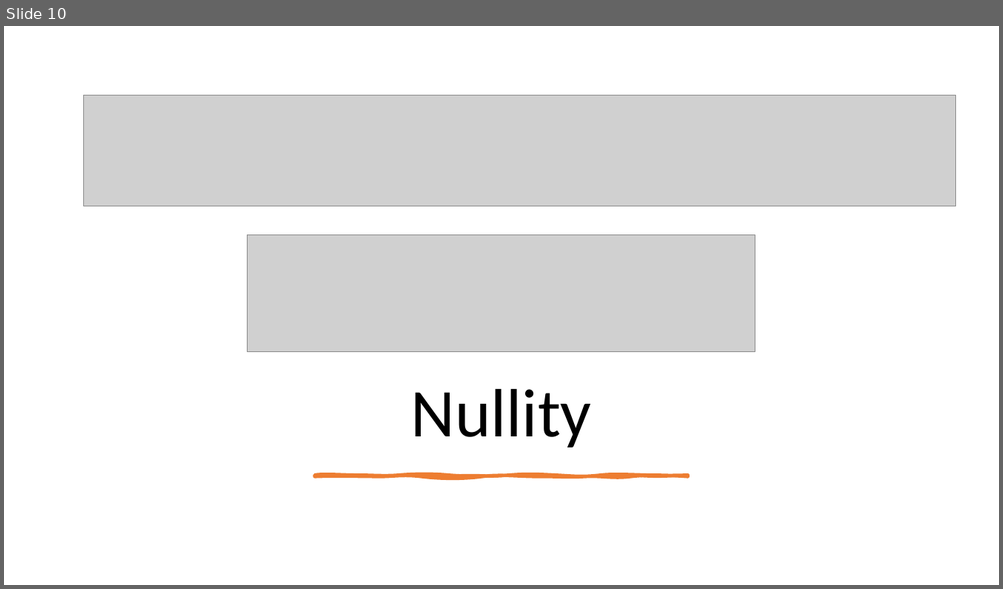
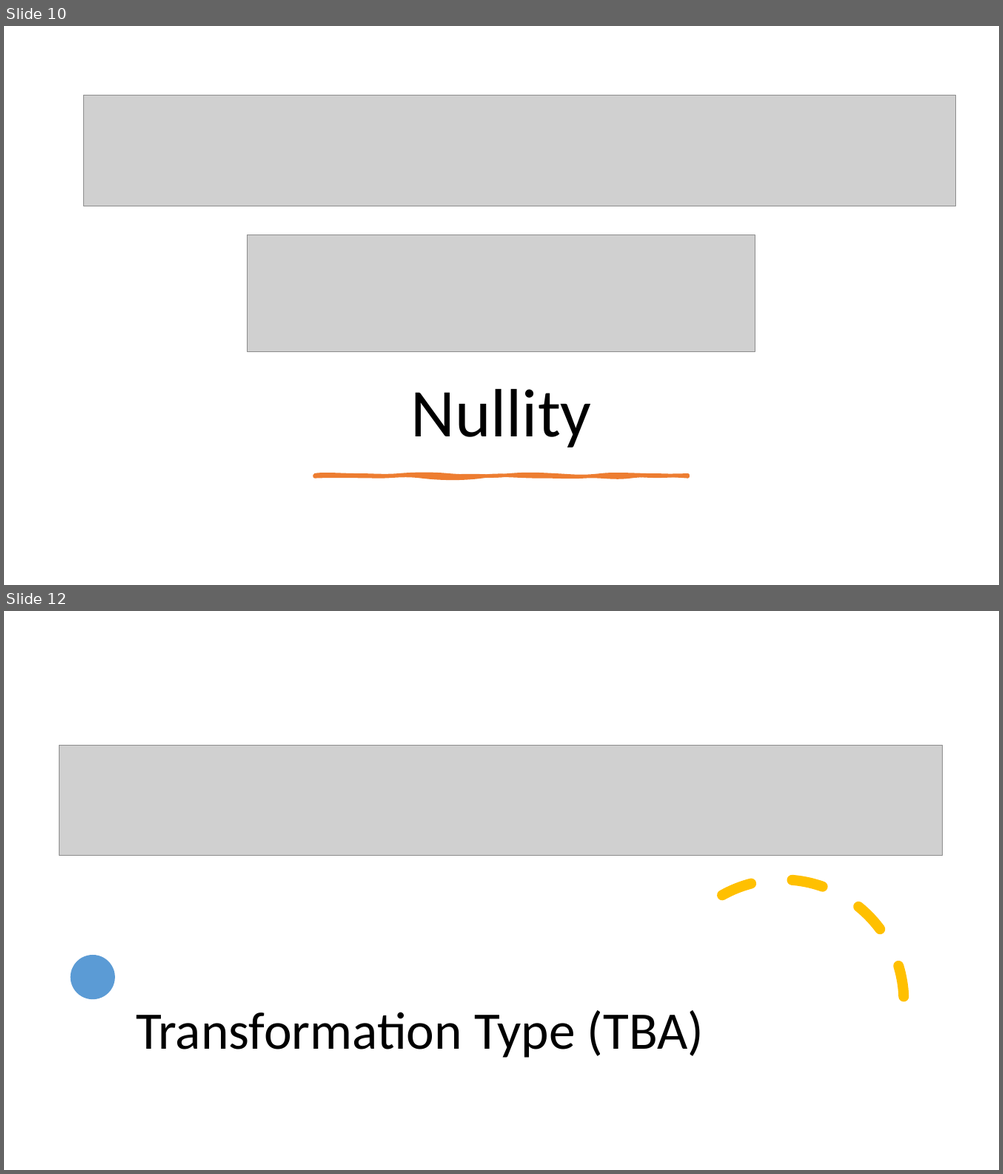
Before and after one commit to Jeffchen54/Linear-Definitions-and-Theorems, a slide deck: Unit 3-4 Definitions.pptx. Shown one above the other, each under a label of ours: slide 10 before the commit, slides 10 and 12 after it; the slides between them are not shown. The pictures are 1003x589 and 1003x1174 pixels, drawn with LibreOffice and Linux fonts; fonts in the diff are those of the drawing; grey boxes stand for pictures. Boxes give left, top, right and bottom in pixels: in the first picture for what was removed or moved away, otherwise in the second. Text is boxed around its words. In the diff, an @@ line names an element or a change of style, - is before the commit and + after.

```diff
--- a/Unit 3-4 Definitions.pptx
+++ b/Unit 3-4 Definitions.pptx
@@ slide 12 added at bbox=[4, 611, 999, 1170], background #FFFFFF @@
@@ picture added at bbox=[60, 745, 942, 856] @@
@@ arc (boxed as its full ellipse) added at bbox=[660, 880, 904, 1124], outline #FFC000 10 pt dashed @@
@@ ellipse added at bbox=[71, 955, 115, 999], fill #5B9BD5 @@
@@ title added at bbox=[136, 1011, 703, 1058], 51 pt, text #000000 @@
+Transformation Type (TBA)
```
Also in this commit, not shown: 1 slide changed, 9 other slides added, 1 other file.
